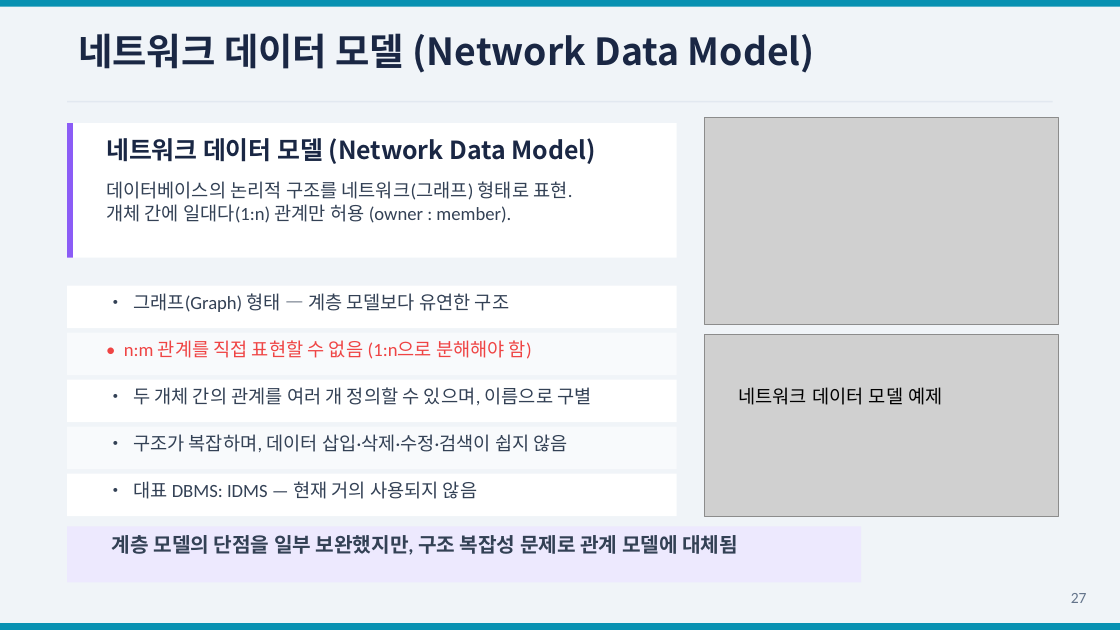
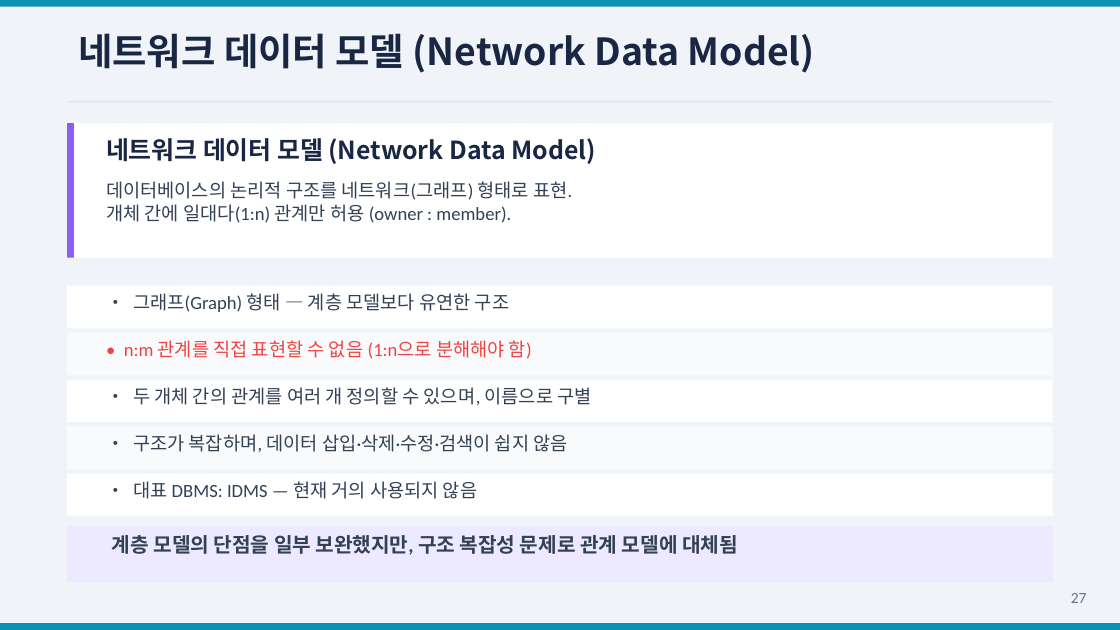
Before and after one commit to Sangdon-Park/Sangdon-Park.github.io, a slide deck: slide 28 of data/DB시스템/4장_데이터_모델링_박상돈.pptx. Drawn at 1120x630 pixels with LibreOffice and Linux fonts; fonts in the diff are those of the drawing; grey boxes stand for pictures. Boxes give left, top, right and bottom in pixels: in the first picture for what was removed or moved away, otherwise in the second. Text is boxed around its words. In the diff, an @@ line names an element or a change of style, - is before the commit and + after.

```diff
--- a/data/DB시스템/4장_데이터_모델링_박상돈.pptx
+++ b/data/DB시스템/4장_데이터_모델링_박상돈.pptx
@@ picture removed at box(704, 118, 1058, 325) @@
@@ rectangle: place and size @@
-rectangle at box(67, 123, 676, 258)
+rectangle at box(67, 123, 1053, 258)
@@ rectangle: place and size @@
-rectangle at box(67, 286, 676, 328)
+rectangle at box(67, 286, 1053, 328)
@@ rectangle: place and size @@
-rectangle at box(67, 333, 676, 375)
+rectangle at box(67, 333, 1053, 375)
@@ picture removed at box(704, 335, 1058, 516) @@
@@ rectangle: place and size @@
-rectangle at box(67, 380, 676, 422)
+rectangle at box(67, 380, 1053, 422)
@@ text removed at box(738, 387, 942, 405) @@
-네트워크 데이터 모델 예제
@@ rectangle: place and size @@
-rectangle at box(67, 427, 676, 469)
+rectangle at box(67, 427, 1053, 469)
@@ rectangle: place and size @@
-rectangle at box(67, 474, 676, 516)
+rectangle at box(67, 474, 1053, 516)
```
Also in this commit, not shown: 6 other slides changed, 1 other file.
